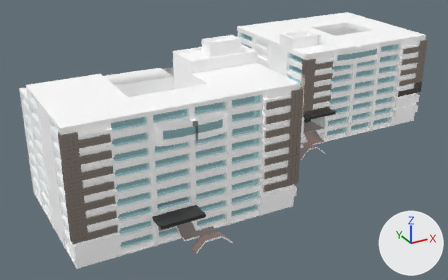
The FBX model Assets/3DModels/Field/building_east_456.fbx as it was, and as the next commit left it.
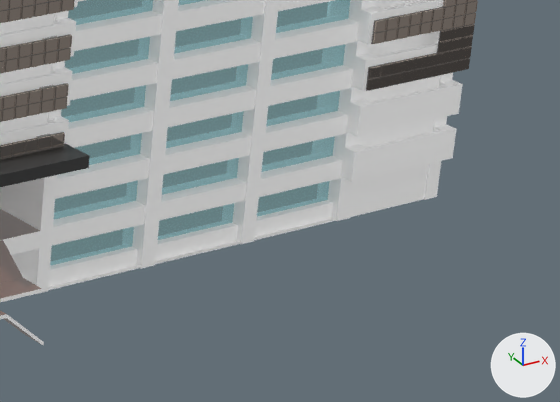
Old and new are each drawn whole from a 50 mm lens placed at (-56.6, -82.8, 42.0), pointed at (-12.7, -3.0, 2.1) and again close up on the part from 70% to 99% of the width and 27% to 60% of the height. Lighting does not change. The marker at lower right points along +X, +Y and +Z. Where no turn or scale is listed for an object, it has been applied to the vertices.

Names of what the first close-up shows: '立方体.003', '立方体.004', '立方体.006', '立方体.008', '立方体.014', '立方体.016', '立方体.026', '立方体.027', '立方体.028', '立方体.029', '立方体.034', '立方体.035'.
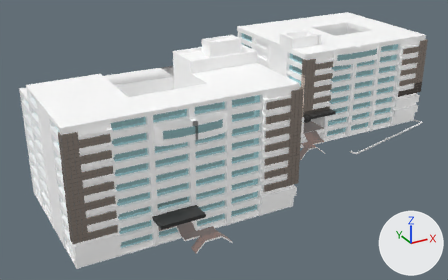
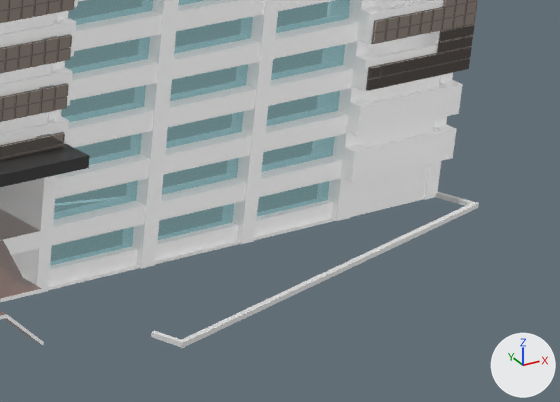
Commit message: update: building models

Where the change shows, as pixel boxes [x1, y1, x2, y2] in the close-ups (560 x 402 px):
'立方体.052', added
    after: [151, 192, 479, 348]

The edits, one by one:
Mesh me_立方体_028 is new.
It has 28 vertices, 26 faces and spans x -18.9..0.6, y -6.3..0.1, z -0.1..0.1.
Object '立方体.052' (ob_立方体_052) is new; it shows me_立方体_028.
Its location is (23.78, -7.92, 0.21).
